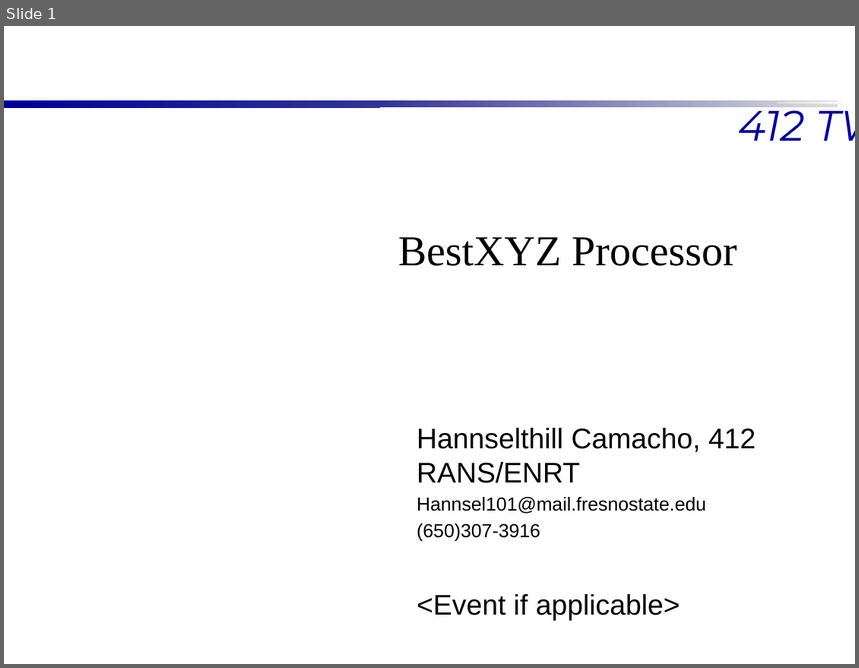
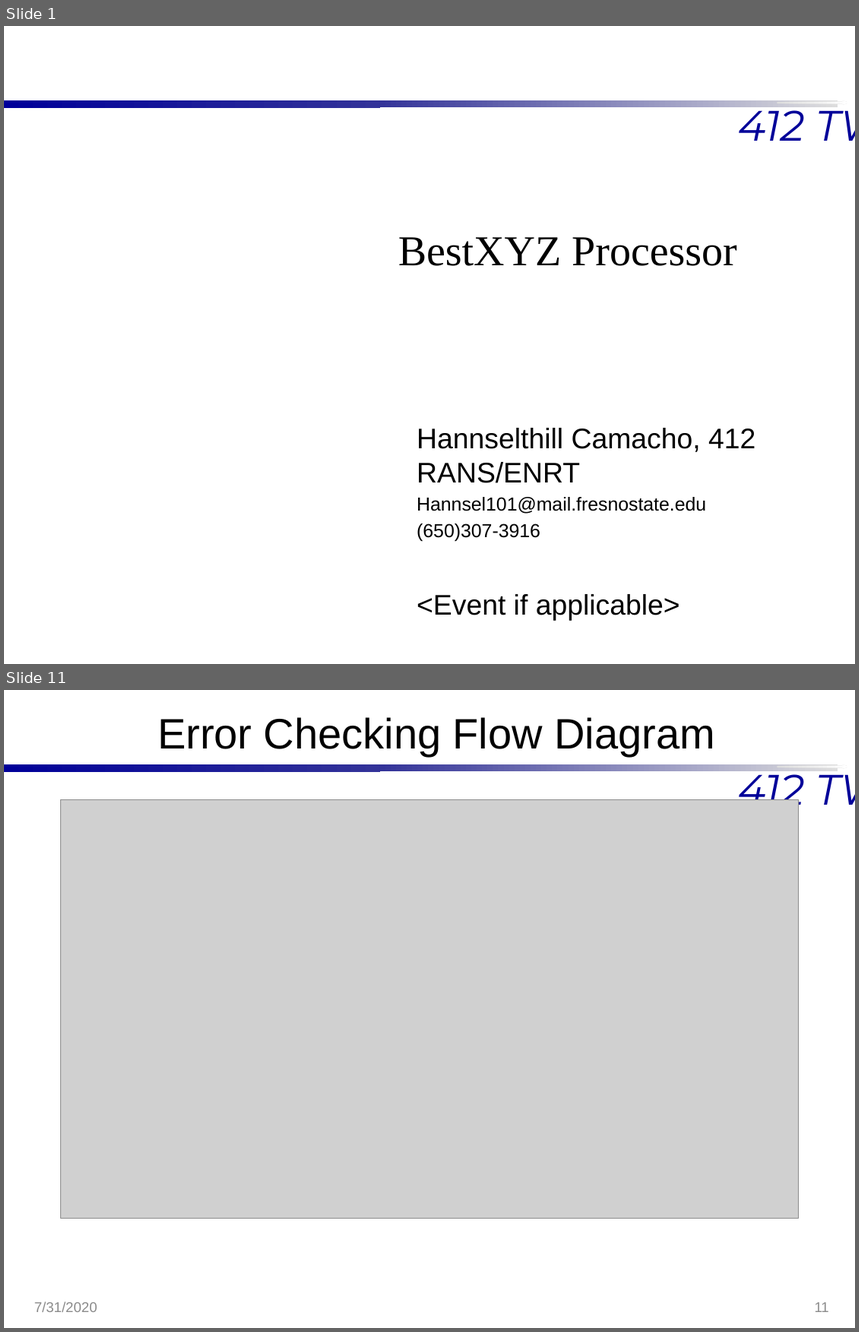
Before and after one commit to Hannsel101/PCIP_Intern_Proj_1, a slide deck: BestXYZ_Presentation.pptx. Shown one above the other, each under a label of ours: slide 1 before the commit, slides 1 and 11 after it; the slides between them are not shown. The pictures are 859x668 and 859x1332 pixels, drawn with LibreOffice and Linux fonts; fonts in the diff are those of the drawing; grey boxes stand for pictures; background and template pictures are left out. Boxes give left, top, right and bottom in pixels: in the first picture for what was removed or moved away, otherwise in the second. Text is boxed around its words. In the diff, an @@ line names an element or a change of style, - is before the commit and + after.

Commit message:
created some flow diagrams for the presentation and updated the slides

```diff
--- a/BestXYZ_Presentation.pptx
+++ b/BestXYZ_Presentation.pptx
@@ slide 11 added at [4, 690, 855, 1328], background #FFFFFF; not listed: 4 template elements that a slide beside it also shows @@
@@ title added at [158, 717, 716, 756], 36 pt, text #000000 @@
+Error Checking Flow Diagram
@@ picture added at [61, 799, 799, 1217] @@
@@ text added at [34, 1302, 97, 1312], 12 pt, text #8C8C8C @@
+7/31/2020
@@ page number added at [815, 1303, 829, 1312], 12 pt, text #8C8C8C @@
+11
```
Also in this commit, not shown: 4 slides changed, 7 other slides added, 5 other files.
